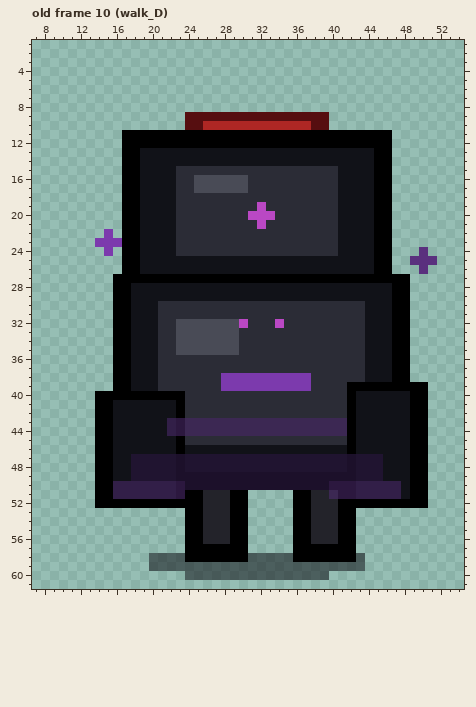
Pixel-art file -- assets/source/aseprite/character/shadow_weaver/char_shadow_weaver_base.aseprite. Above: the version before the commit.
64x64 pixels, 150 frames. Colours within 5 levels of each other are drawn and written as one. Shown: old frame 10 (walk_D): x 7..54, y 1..61. The commit also changed other frames, which this record leaves out.
After the commit:
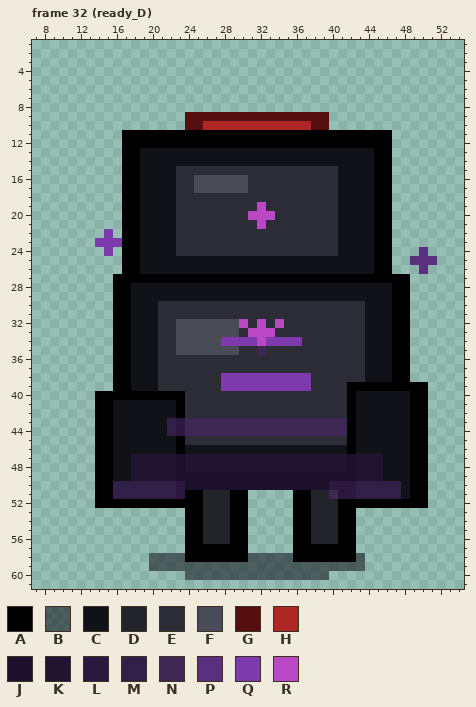
Palette (. is transparent): A #000000  B #08070d84  C #111218  D #23232a  E #2b2c36  F #494b56  G #560e10  H #ae2724  J #1c102a  K #201430  L #2c183f  M #321f48  N #3c2853  P #5a307e  Q #7c3aad  R #ba48c4
A new or re-ordered frame is compared with the old frame closest to it.
Change:
frames 150 -> 200
Frame 32 (ready_D) is new; against old frame 10 (walk_D), layer "accent":
Colour E becomes colour N in row 35 at x 32.
Colour E becomes colour Q in row 34 at x 30 to 31 and 33 to 36.
Colour F becomes colour Q in row 34 at x 28 to 29.
Colour E becomes colour R in row 32 at x 32; in row 33 at x 31 to 33; in row 34 at x 32.
Pixel boxes of the changes (left, top, right, bottom) in both pictures:
changed: (221, 319, 302, 355)
